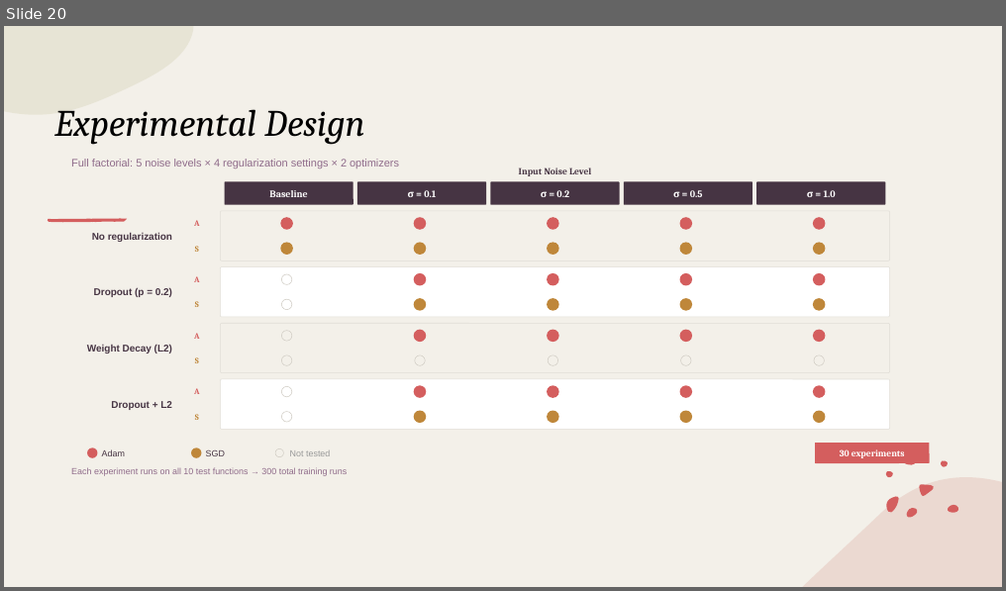
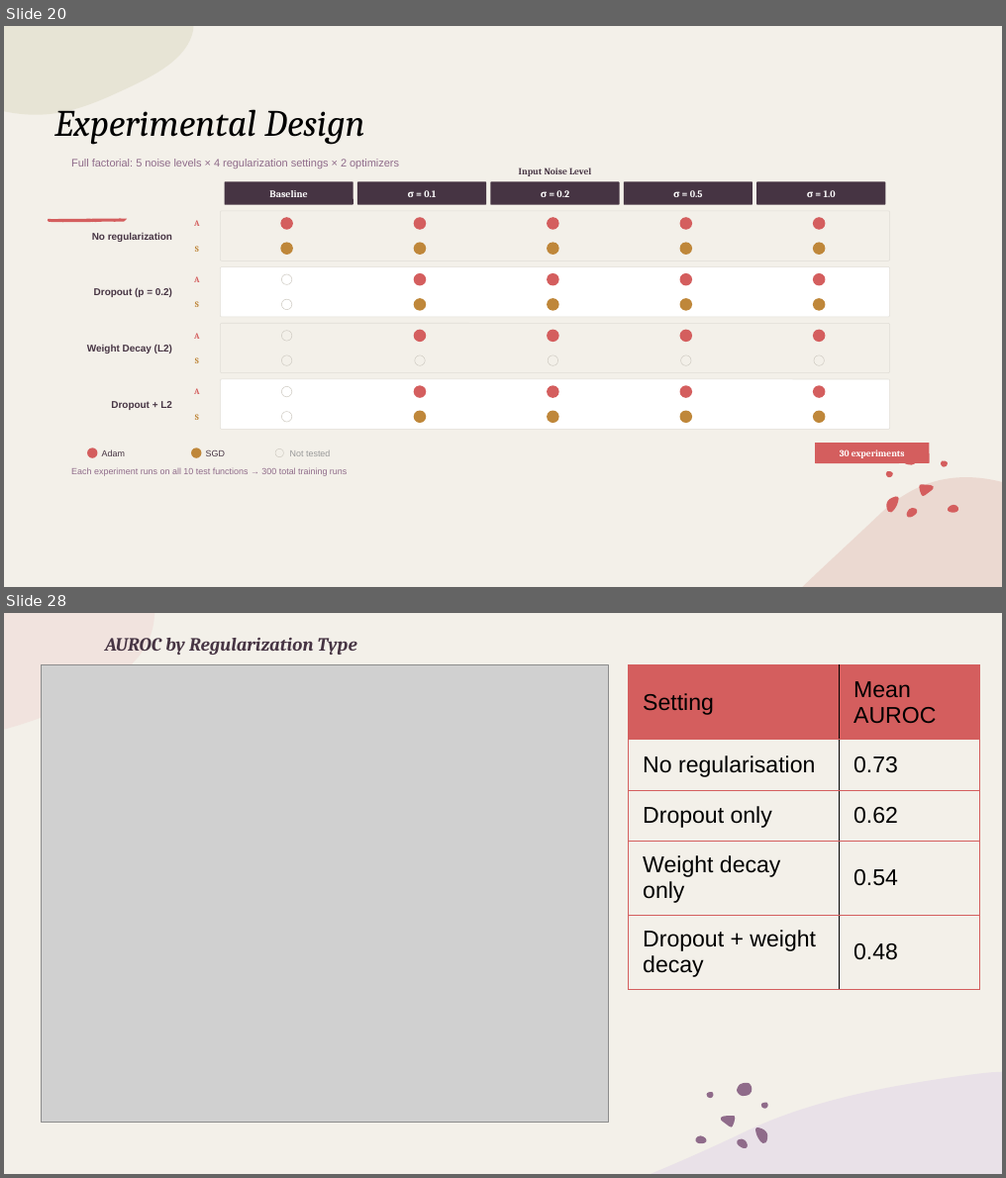
Before and after one commit to EdouarddDw/MLP-Interaction-Detection, a slide deck: mid term prezsention.pptx. Shown one above the other, each under a label of ours: slide 20 before the commit, slides 20 and 28 after it; the slides between them are not shown. The pictures are 1006x591 and 1006x1178 pixels, drawn with LibreOffice and Linux fonts; fonts in the diff are those of the drawing; grey boxes stand for pictures. Boxes give left, top, right and bottom in pixels: in the first picture for what was removed or moved away, otherwise in the second. Text is boxed around its words. In the diff, an @@ line names an element or a change of style, - is before the commit and + after.

```diff
--- a/mid term prezsention.pptx
+++ b/mid term prezsention.pptx
@@ slide 28 added at bbox=[4, 613, 1002, 1174], background #F3F0E9; not listed: 2 template elements that a slide beside it also shows @@
@@ freeform shape added at bbox=[4, 613, 193, 702], fill #DCD9C3 at 50% opacity @@
@@ rectangle added at bbox=[4, 613, 1002, 1174], fill #F3F0E9 @@
@@ freeform shape added at bbox=[4, 613, 154, 730], fill #EEBFBF at 25% opacity @@
@@ title added at bbox=[105, 638, 357, 655], 18 pt, text #463443, bold, italic @@
+AUROC by Regularization Type
@@ picture added at bbox=[42, 664, 608, 1122] @@
@@ table added at bbox=[628, 664, 979, 1001], 5 rows, 2 columns @@
+Setting | Mean AUROC
+No regularisation | 0.73
+Dropout only | 0.62
+Weight decay only | 0.54
+Dropout + weight decay | 0.48
@@ freeform shape added at bbox=[650, 1072, 1002, 1174], fill #E9E1E8 @@
@@ freeform shape added at bbox=[803, 1064, 1002, 1174], fill #E5C4BA at 50% opacity @@
@@ group added at bbox=[696, 1083, 768, 1149]: 7 freeform shapes @@
```
Also in this commit, not shown: 6 slides changed, 11 other slides added, 7 slides removed, 3 other files.
